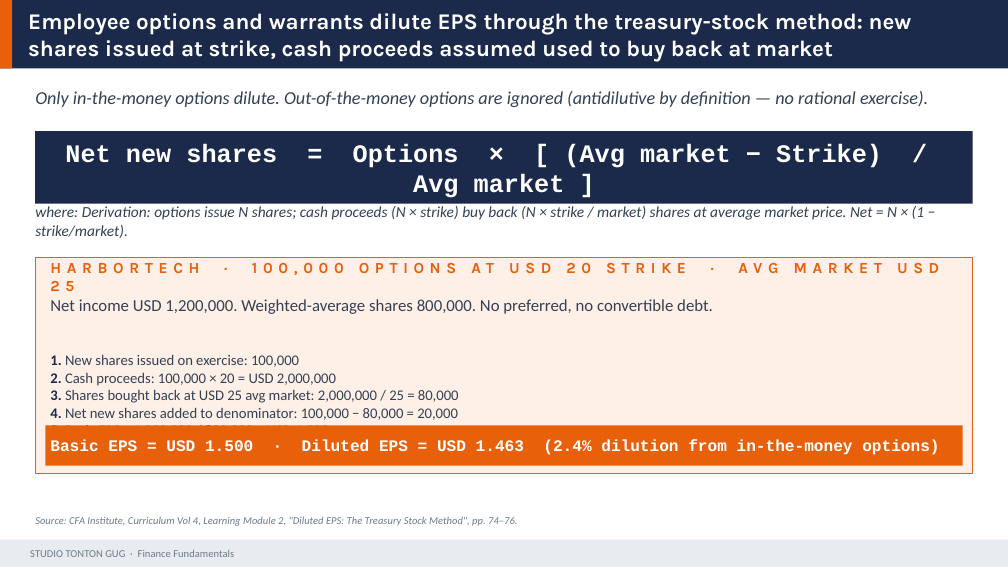
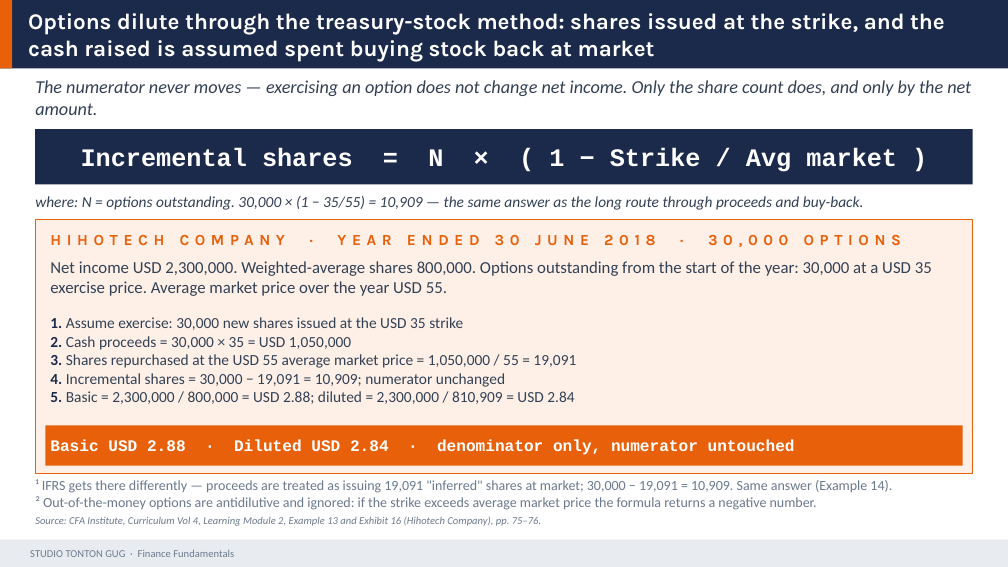
Before and after one commit to Gug4ever/Tonton_Gug_Studio, a slide deck: slide 20 of assets/finance/D06_FSA_I_IS_BS.pptx. Drawn at 1008x567 pixels with LibreOffice and Linux fonts; fonts in the diff are those of the drawing. Boxes give left, top, right and bottom in pixels: in the first picture for what was removed or moved away, otherwise in the second. Text is boxed around its words. In the diff, an @@ line names an element or a change of style, - is before the commit and + after.

```diff
--- a/assets/finance/D06_FSA_I_IS_BS.pptx
+++ b/assets/finance/D06_FSA_I_IS_BS.pptx
@@ text at <box>28,13,945,62</box>: text changed @@
-Employee options and warrants dilute EPS through the treasury-stock method: new shares issued at strike, cash proceeds assumed used to buy back at market
+Options dilute through the treasury-stock method: shares issued at the strike, and the cash raised is assumed spent buying stock back at market
@@ text at <box>35,80,971,115</box>: text changed @@
-Only in-the-money options dilute. Out-of-the-money options are ignored (antidilutive by definition — no rational exercise).
+The numerator never moves — exercising an option does not change net income. Only the share count does, and only by the net amount.
@@ rectangle: place and size @@
-rectangle at <box>35,131,973,204</box>
+rectangle at <box>35,129,973,184</box>
@@ text removed at <box>65,143,882,198</box> @@
-Net new shares = Options × [ (Avg market − Strike) / Avg market ]
@@ text at <box>81,148,897,172</box>: text changed; size 11 to 18 pt; font Calibri to Courier New; text colour #334155 to #FFFFFF; bold on; italic off @@
-where: Derivation: options issue N shares; cash proceeds (N × strike) buy back (N × strike / market) shares at average market price. Net = N × (1 − strike/market).
+Incremental shares = N × ( 1 − Strike / Avg market )
@@ text added at <box>35,196,864,210</box>, 11 pt, text #334155, italic @@
+where: N = options outstanding. 30,000 × (1 − 35/55) = 10,909 — the same answer as the long route through proceeds and buy-back.
@@ rectangle: place and size @@
-rectangle at <box>35,257,973,474</box>
+rectangle at <box>35,220,973,474</box>
@@ text at <box>50,235,901,247</box>: text changed; size 12 to 11 pt; font Calibri to Karla; text colour #334155 to #E8600A; bold on @@
-Net income USD 1,200,000. Weighted-average shares 800,000. No preferred, no convertible debt.
+HIHOTECH COMPANY · YEAR ENDED 30 JUNE 2018 · 30,000 OPTIONS
@@ text "HIHOTECH COMPANY · YEAR ENDED ..." at <box>50,235,901,247</box>: vertical alignment top to middle @@
@@ text at <box>50,261,932,296</box>: text changed; size 10.5 to 12 pt @@
-1. New shares issued on exercise: 100,000
-2. Cash proceeds: 100,000 × 20 = USD 2,000,000
-3. Shares bought back at USD 25 avg market: 2,000,000 / 25 = 80,000
-4. Net new shares added to denominator: 100,000 − 80,000 = 20,000
-5. Basic EPS = 1,200,000 / 800,000 = USD 1.500
-6. Diluted EPS = 1,200,000 / (800,000 + 20,000) = USD 1.463
+Net income USD 2,300,000. Weighted-average shares 800,000. Options outstanding from the start of the year: 30,000 at a USD 35 exercise price. Average market price over the year USD 55.
@@ text removed at <box>50,263,939,275</box> @@
-HARBORTECH · 100,000 OPTIONS AT USD 20 STRIKE · AVG MARKET USD 25
@@ text added at <box>50,317,576,404</box>, 11 pt, text #334155 @@
+1. Assume exercise: 30,000 new shares issued at the USD 35 strike
+2. Cash proceeds = 30,000 × 35 = USD 1,050,000
+3. Shares repurchased at the USD 55 average market price = 1,050,000 / 55 = 19,091
+4. Incremental shares = 30,000 − 19,091 = 10,909; numerator unchanged
+5. Basic = 2,300,000 / 800,000 = USD 2.88; diluted = 2,300,000 / 810,909 = USD 2.84
@@ text at <box>50,440,795,455</box>: text changed @@
-Basic EPS = USD 1.500 · Diluted EPS = USD 1.463 (2.4% dilution from in-the-money options)
+Basic USD 2.88 · Diluted USD 2.84 · denominator only, numerator untouched
@@ text added at <box>35,479,892,510</box>, 10 pt, text #6B7A8D @@
+¹ IFRS gets there differently — proceeds are treated as issuing 19,091 "inferred" shares at market; 30,000 − 19,091 = 10,909. Same answer (Example 14).
+² Out-of-the-money options are antidilutive and ignored: if the strike exceeds average market price the formula returns a negative number.
@@ text at <box>35,516,541,526</box>: text changed @@
-Source: CFA Institute, Curriculum Vol 4, Learning Module 2, "Diluted EPS: The Treasury Stock Method", pp. 74–76.
+Source: CFA Institute, Curriculum Vol 4, Learning Module 2, Example 13 and Exhibit 16 (Hihotech Company), pp. 75–76.
```
Also in this commit, not shown: 22 other slides changed, 1 slide added, 1 slide removed, 9 other files.
